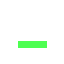
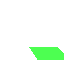
Before/after of a 64 × 64 layered artwork. What changed in the layer stack:
added layer "Layer 3" above "Layer 2" over [30, 47, 64, 60]
hid "Layer 2" over [18, 41, 47, 48]
